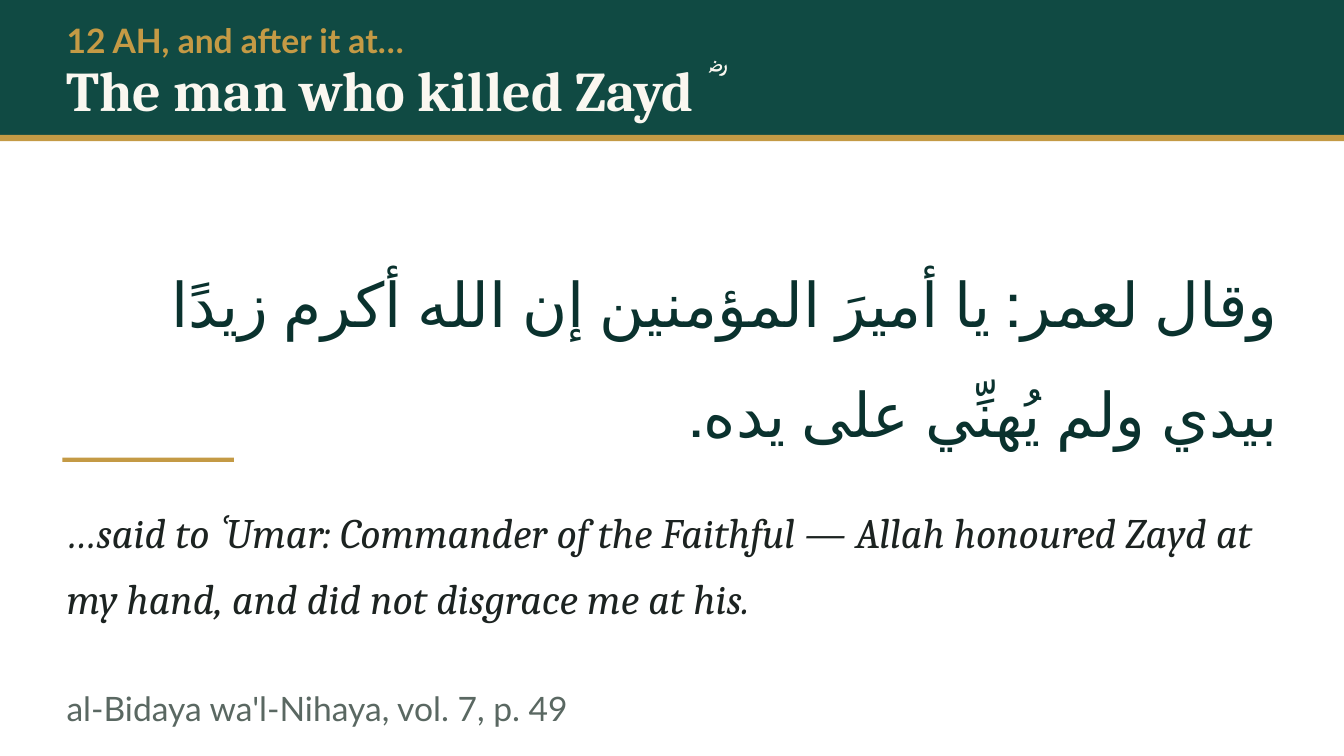
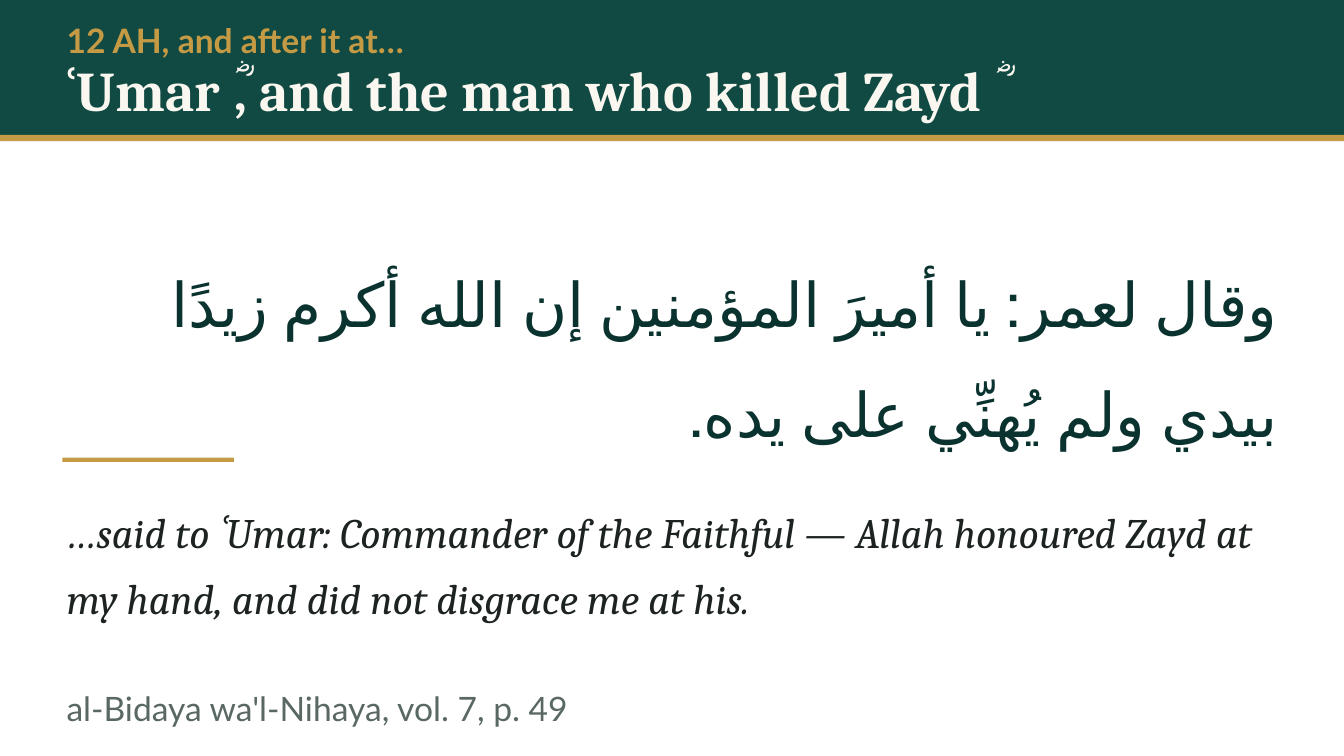
Before and after one commit to daniyalyasin93/2026SeptemberIslamicHistoryClass, a slide deck: slide 23 of S05_yamama_dead_oman_mahra/S05.pptx. Drawn at 1344x756 pixels with LibreOffice and Linux fonts; fonts in the diff are those of the drawing. Boxes give left, top, right and bottom in pixels: in the first picture for what was removed or moved away, otherwise in the second. Text is boxed around its words. In the diff, an @@ line names an element or a change of style, - is before the commit and + after.

```diff
--- a/S05_yamama_dead_oman_mahra/S05.pptx
+++ b/S05_yamama_dead_oman_mahra/S05.pptx
@@ text at (259,72,995,123): text changed @@
-The man who killed Zayd ؓ
+ʿUmar ؓ, and the man who killed Zayd ؓ
```
Also in this commit, not shown: 22 other slides changed, 6 other files.
